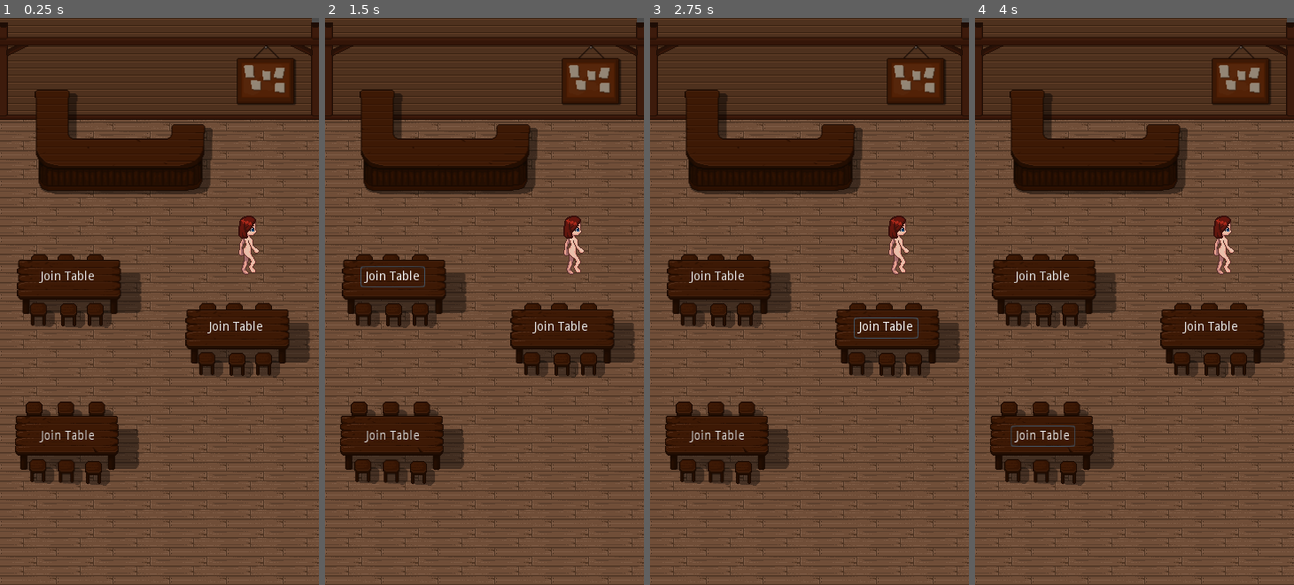
Above: before the commit, frames 1-4 (left to right).
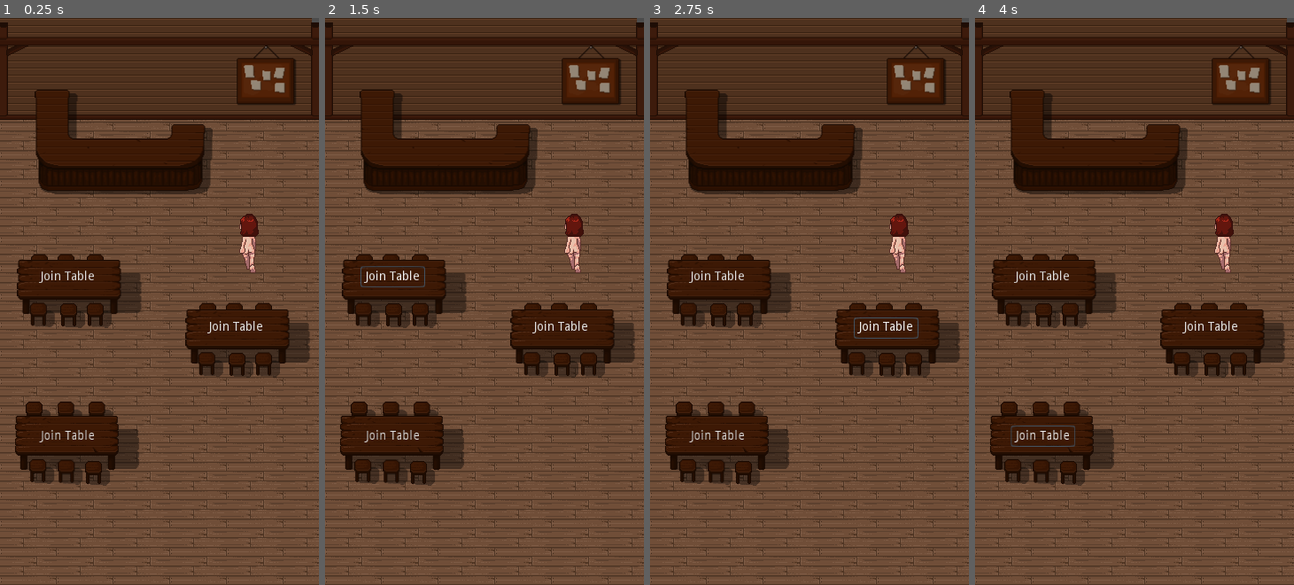
Above: after the commit, the same moments.

Repository: Bronsky91/Tavern-Talk
Game: Godot game, scene res://Scenes/Tavern.tscn
Same seed, same stepped clock (60 frames per second), same inputs: the game is played once before the commit and once after it. This scene is started directly instead of the project's main scene.
Inputs:
- Up to frame 1 (0.25 s): no input
- Up to frame 2 (1.5 s): tap Enter at 0.5 s; click "Join Table" at 1.25 s
- Up to frame 3 (2.75 s): click "Join Table" at 2 s
- Up to frame 4 (4 s): click "Join Table" at 2.75 s

The runs differ from the first frame. In frame 1, 0.4% of the frame differs, in the area x 74-82%, y 34-46%; in frame 2, 0.4%; in frame 3, 0.4%; in frame 4, 0.4%.

Commit message:
finishes female walk direction animations

Diff:
--- a/Tavern-Client/Scenes/Player.tscn
+++ b/Tavern-Client/Scenes/Player.tscn
@@ -9,7 +9,36 @@
 height = 14.4696
 
 [sub_resource type="Animation" id=2]
-resource_name = "walk_right"
+resource_name = "walk_down"
+length = 1.28
+loop = true
+step = 0.7
+tracks/0/type = "value"
+tracks/0/path = NodePath("Human_Female:frame")
+tracks/0/interp = 1
+tracks/0/loop_wrap = true
+tracks/0/imported = false
+tracks/0/enabled = true
+tracks/0/keys = {
+"times": PoolRealArray( 0, 0.21, 0.42, 0.63, 0.84, 1.05 ),
+"transitions": PoolRealArray( 1, 1, 1, 1, 1, 1 ),
+"update": 1,
+"values": [ 18, 19, 20, 21, 22, 23 ]
+}
+tracks/1/type = "value"
+tracks/1/path = NodePath("Human_Female/Human_Femail_Hair001:frame")
+tracks/1/interp = 1
+tracks/1/loop_wrap = true
+tracks/1/imported = false
+tracks/1/enabled = true
+tracks/1/keys = {
+"times": PoolRealArray( 0, 0.21, 0.42, 0.63, 0.84, 1.05 ),
+"transitions": PoolRealArray( 1, 1, 1, 1, 1, 1 ),
+"update": 1,
+"values": [ 18, 19, 20, 21, 22, 23 ]
+}
+
+[sub_resource type="Animation" id=3]
 length = 1.28
 loop = true
 tracks/0/type = "value"
@@ -37,20 +66,50 @@
 "values": [ 12, 13, 14, 15, 16, 17 ]
 }
 
+[sub_resource type="Animation" id=4]
+resource_name = "walk_up"
+length = 1.28
+loop = true
+step = 0.7
+tracks/0/type = "value"
+tracks/0/path = NodePath("Human_Female:frame")
+tracks/0/interp = 1
+tracks/0/loop_wrap = true
+tracks/0/imported = false
+tracks/0/enabled = true
+tracks/0/keys = {
+"times": PoolRealArray( 0, 0.21, 0.42, 0.63, 0.84, 1.05 ),
+"transitions": PoolRealArray( 1, 1, 1, 1, 1, 1 ),
+"update": 1,
+"values": [ 6, 7, 8, 9, 10, 11 ]
+}
+tracks/1/type = "value"
+tracks/1/path = NodePath("Human_Female/Human_Femail_Hair001:frame")
+tracks/1/interp = 1
+tracks/1/loop_wrap = true
+tracks/1/imported = false
+tracks/1/enabled = true
+tracks/1/keys = {
+"times": PoolRealArray( 0, 0.21, 0.42, 0.63, 0.84, 1.05 ),
+"transitions": PoolRealArray( 1, 1, 1, 1, 1, 1 ),
+"update": 1,
+"values": [ 6, 7, 8, 9, 10, 11 ]
+}
+
 [node name="Player" type="KinematicBody2D"]
 
 [node name="Human_Female" type="Sprite" parent="."]
 texture = ExtResource( 1 )
 vframes = 4
 hframes = 6
-frame = 17
+frame = 6
 
 [node name="Human_Femail_Hair001" type="Sprite" parent="Human_Female"]
-position = Vector2( 7.45058e-009, -1.19209e-007 )
+position = Vector2( 7.45058e-09, -1.19209e-07 )
 texture = ExtResource( 2 )
 vframes = 4
 hframes = 6
-frame = 17
+frame = 6
 
 [node name="CollisionShape2D" type="CollisionShape2D" parent="."]
 visible = false
@@ -59,5 +118,7 @@
 
 [node name="AnimationPlayer" type="AnimationPlayer" parent="."]
 playback_speed = 1.2
+anims/walk_down = SubResource( 2 )
 anims/walk_left = ExtResource( 3 )
-anims/walk_right = SubResource( 2 )
+anims/walk_right = SubResource( 3 )
+anims/walk_up = SubResource( 4 )
--- a/Tavern-Client/Scenes/Tavern.tscn
+++ b/Tavern-Client/Scenes/Tavern.tscn
@@ -75,6 +75,7 @@
 tile_data = PoolIntArray( 196608, 0, 0, 196609, 0, 0, 196610, 0, 0, 196611, 0, 0, 196612, 0, 0, 196613, 0, 0, 262144, 0 …(1359 unchanged characters)…
 
 [node name="Table_001" type="Sprite" parent="."]
+editor/display_folded = true
 position = Vector2( 90, 304.133 )
 z_index = 1
 texture = ExtResource( 8 )
@@ -114,6 +115,7 @@
 flat = true
 
 [node name="Table_002" type="Sprite" parent="."]
+editor/display_folded = true
 position = Vector2( 280, 360 )
 z_index = 1
 texture = ExtResource( 8 )
@@ -154,6 +156,7 @@
 flat = true
 
 [node name="Table_003" type="Sprite" parent="."]
+editor/display_folded = true
 position = Vector2( 87.3183, 480 )
 z_index = 1
 texture = ExtResource( 10 )
Not shown: 1 places in Tavern-Client/Scenes/Player.tscn that only renumber resources
